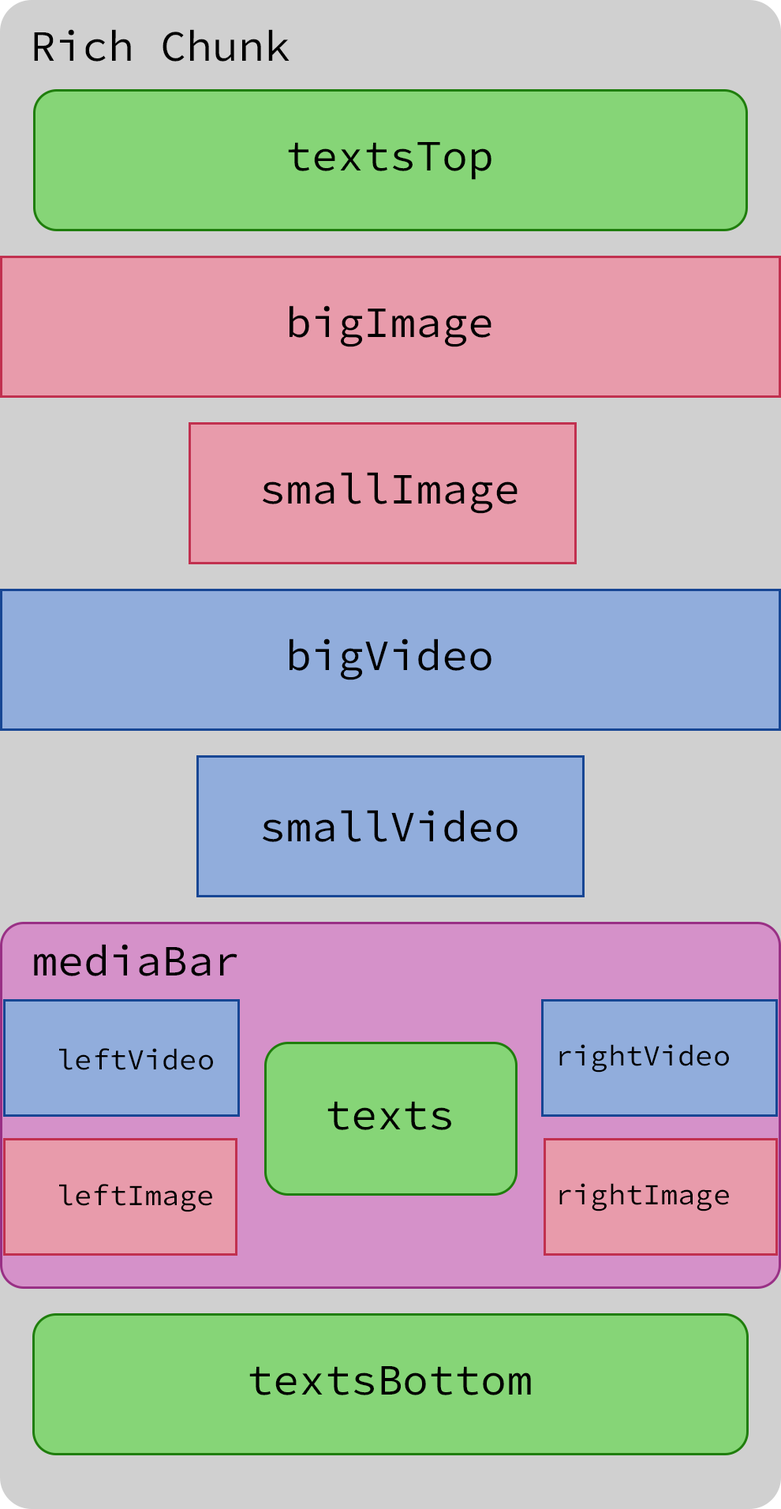
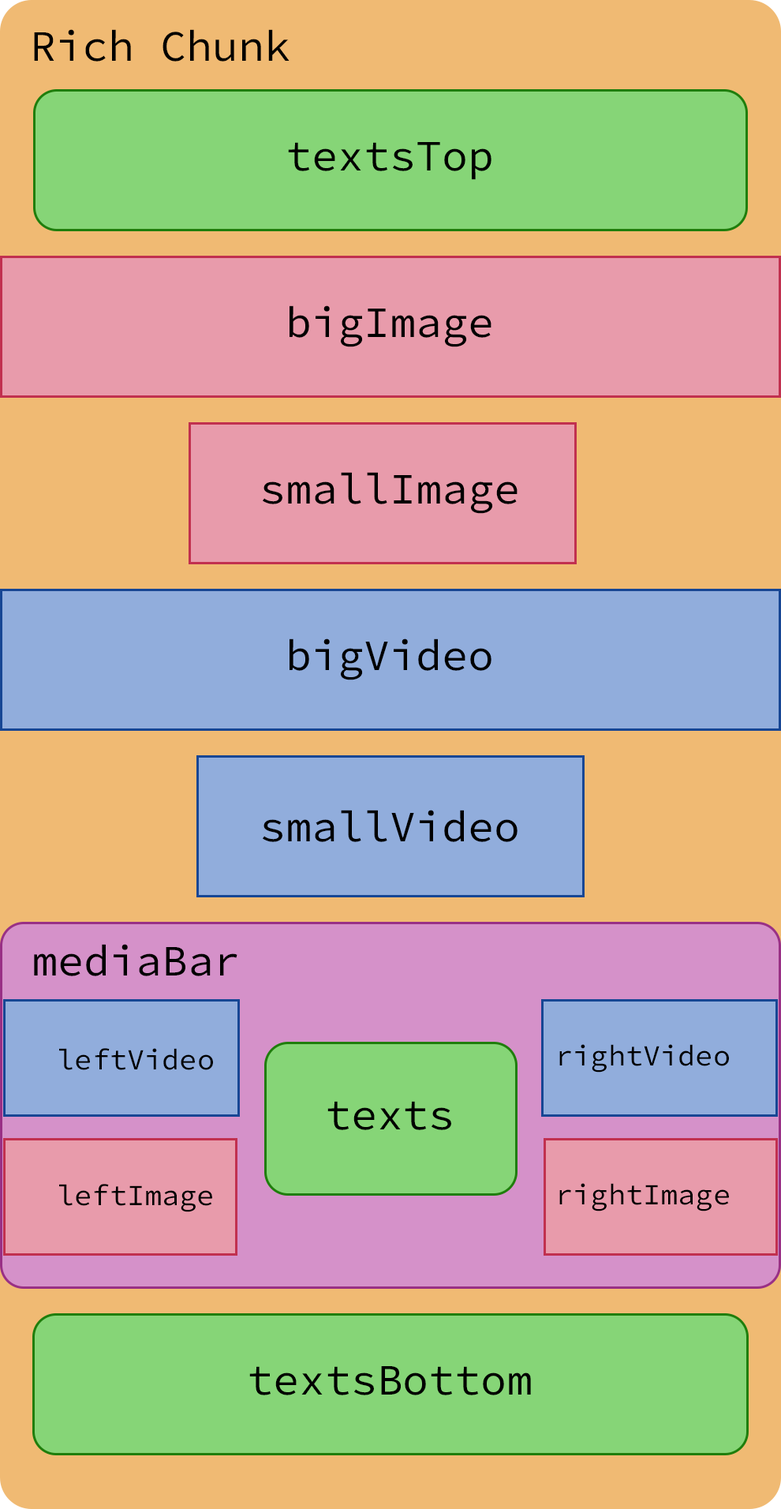
Layer changes from the first 781 x 1509 image to the second:
painted on "Rounded Rectangle 1" over left=0, top=0, right=781, bottom=1509
